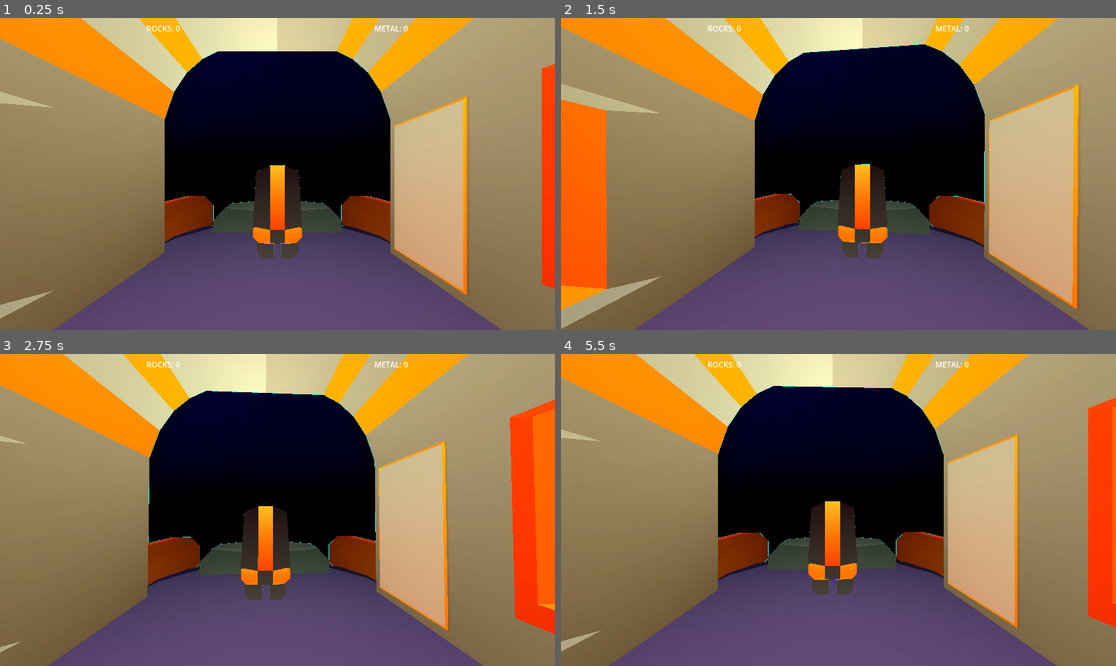
Above: before the commit, frames 1-4 (two rows, left to right).
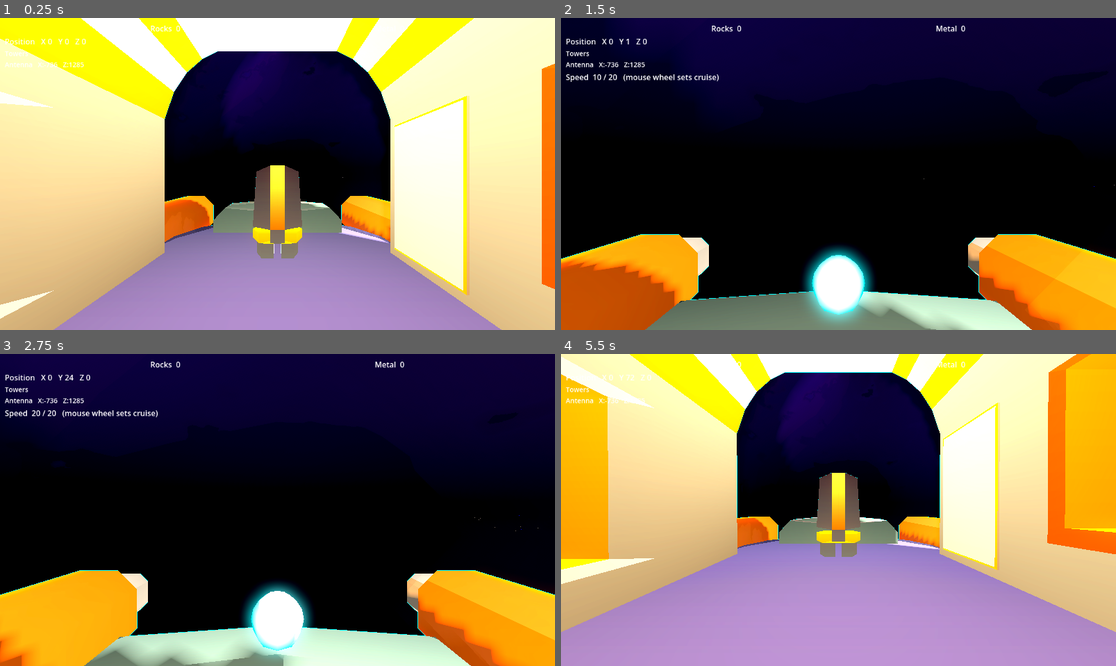
Above: after the commit, the same moments.

Repository: StephanoNaressi/LD_59
Game: Godot game, scene res://scenes/main.tscn
Same seed, same stepped clock (60 frames per second), same inputs: the game is played once before the commit and once after it.
Inputs (mouse positions are in pixels of both pictures, inside the frame that each line leads up to):
- Up to frame 1 (0.25 s): no input
- Up to frame 2 (1.5 s): tap Enter at 0.5 s; move the mouse to (866, 174) at 0.52 s; hold Space (FlyUp) from 0.53 s (still down); tap 1 (Ping) at 0.6 s; move the mouse to (810, 174) at 1.27 s; tap F (Interact) at 1.35 s
- Up to frame 3 (2.75 s): keep holding Space (FlyUp); tap 1 (Ping) at 1.55, 2.3 s; move the mouse to (288, 503) at 2.02 s; click (288, 503) at 2.1 s
- Up to frame 4 (5.5 s): keep holding Space (FlyUp); move the mouse to (832, 516) at 2.77 s; right-click (832, 516) at 2.85 s; tap 1 (Ping) at 3.05, 3.6, 4.35, 5.3 s; move the mouse to (877, 513) at 3.52 s; move the mouse to (794, 506) at 4.27 s; move the mouse to (844, 510) at 5.02 s; tap F (Interact) at 5.1 s

The runs differ from the first frame. In frame 1, 86% of the frame differs, in the area x 0-100%, y 0-100%; in frame 2, 82%; in frame 3, 83%; in frame 4, 89%.

Commit message:
Refactor antennas

Diff:
--- a/scenes/antenna.tscn
+++ b/scenes/antenna.tscn
@@ -5,13 +5,15 @@
 [ext_resource type="PackedScene" uid="uid://d3g7wxtsivdfs" path="res://game/meshes/fixed_antenna.glb" id="3_fixed"]
 [ext_resource type="Material" uid="uid://8smc4k8e250j" path="res://game/meshes/CrosshairReticleMaterial.tres" id="4_chm"]
 
-[sub_resource type="BoxShape3D" id="BoxShape3D_body"]
-size = Vector3(2, 4, 2)
+[sub_resource type="SphereShape3D" id="SphereShape3D_body"]
+radius = 2.05
 
 [sub_resource type="QuadMesh" id="QuadMesh_crosshair"]
 
 [node name="Antenna" type="StaticBody3D" unique_id=2014974688 node_paths=PackedStringArray("crosshair_marker")]
-transform = Transform3D(5, 0, 0, 0, 5, 0, 0, 0, 5, 0, 0, 0)
+transform = Transform3D(100, 0, 0, 0, 100, 0, 0, 0, 100, 0, 0, 0)
+collision_layer = 3
+collision_mask = 1048575
 script = ExtResource("1_ant")
 crosshair_marker = NodePath("CrosshairMarker")
 
@@ -21,11 +23,10 @@
 visible = false
 
 [node name="CollisionShape3D" type="CollisionShape3D" parent="." unique_id=489978499]
-transform = Transform3D(1, 0, 0, 0, 1, 0, 0, 0, 1, 0, 2, 0)
-shape = SubResource("BoxShape3D_body")
+shape = SubResource("SphereShape3D_body")
 
 [node name="CrosshairMarker" type="Marker3D" parent="." unique_id=1088830538]
-transform = Transform3D(1, 0, 0, 0, 1, 0, 0, 0, 1, 0, 2, 0)
+transform = Transform3D(1, 0, 0, 0, 1, 0, 0, 0, 1, 0, 2.05, 0)
 
 [node name="Reticle" type="MeshInstance3D" parent="CrosshairMarker" unique_id=1233347621]
 transform = Transform3D(0.5, 0, 0, 0, 0.5, 0, 0, 0, 0.5, 0, 0.5, 0)
@@ -67,3 +68,7 @@
 pixel_size = 0.012
 billboard = 1
 render_priority = 8
+
+[node name="TowerMusic" type="AudioStreamPlayer3D" parent="." unique_id=1596016657]
+unit_size = 320.0
+max_distance = 20000.0
--- a/scenes/main.tscn
+++ b/scenes/main.tscn
@@ -5,6 +5,18 @@
 [ext_resource type="PackedScene" uid="uid://bbv5mm5ddjy31" path="res://scenes/asteroid_belt.tscn" id="4_belt"]
 [ext_resource type="PackedScene" uid="uid://6dx8yn04eb3d" path="res://scenes/antenna.tscn" id="5_ant"]
 [ext_resource type="Script" uid="uid://b2e76c86a8bso" path="res://scripts/controllers/ui.gd" id="5_tbgi4"]
+[ext_resource type="Script" uid="uid://c4nixicea8og0" path="res://scripts/main_world.gd" id="6_mainw"]
+
+[sub_resource type="StandardMaterial3D" id="StandardMaterial3D_sun"]
+shading_mode = 2
+albedo_color = Color(1, 0.55, 0.12, 1)
+emission_enabled = true
+emission = Color(1, 0.75, 0.25, 1)
+emission_energy_multiplier = 5.0
+
+[sub_resource type="SphereMesh" id="SphereMesh_sun"]
+radius = 1.0
+height = 2.0
 
 [sub_resource type="ProceduralSkyMaterial" id="ProceduralSkyMaterial_0wfyh"]
 sky_top_color = Color(0.08789865, 0, 0.19748032, 1)
@@ -52,23 +64,40 @@
 [sub_resource type="SphereMesh" id="SphereMesh_tipki"]
 
 [node name="Main" type="Node3D" unique_id=1268587365]
+script = ExtResource("6_mainw")
+
+[node name="SunLight" type="DirectionalLight3D" parent="." unique_id=2000000102]
+transform = Transform3D(0.66913056, -0.4875469, 0.56085855, 0, 0.7547096, 0.656059, -0.74314487, -0.43898913, 0.5049993, 0, 0, 0)
+light_color = Color(1, 0.96, 0.88, 1)
+light_energy = 1.42
+shadow_enabled = true
+
+[node name="SunVisual" type="MeshInstance3D" parent="." unique_id=2000000103]
+transform = Transform3D(300, 0, 0, 0, 300, 0, 0, 0, 300, 0, 120, -6070)
+material_override = SubResource("StandardMaterial3D_sun")
+mesh = SubResource("SphereMesh_sun")
 
 [node name="SpaceShip" parent="." unique_id=1148349640 instance=ExtResource("1_0wfyh")]
 
 [node name="AsteroidBelt" parent="." unique_id=1327652023 instance=ExtResource("4_belt")]
-transform = Transform3D(1, 0, 0, 0, 1, 0, 0, 0, 1, -159.94873, 0, 0)
+transform = Transform3D(1, 0, 0, 0, 1, 0, 0, 0, 1, -520, 0, 240)
 min_distance_from_player = 1.0
 
-[node name="AntennaA" parent="." unique_id=2000000001 instance=ExtResource("5_ant")]
-transform = Transform3D(5, 0, 0, 0, 5, 0, 0, 0, 5, 80.00905, 0, 12)
-rock_cost = 2
+[node name="AsteroidBelt2" parent="." unique_id=1327652024 instance=ExtResource("4_belt")]
+transform = Transform3D(0.9659258, 0, -0.25881904, 0, 1, 0, 0.25881904, 0, 0.9659258, 1100, -30, -720)
+min_distance_from_player = 1.0
 
-[node name="AntennaB" parent="." unique_id=2000000002 instance=ExtResource("5_ant")]
-transform = Transform3D(5, 0, 0, 0, 5, 0, 0, 0, 5, 48.009045, 0, 22)
-metal_cost = 2
+[node name="AsteroidBelt3" parent="." unique_id=1327652025 instance=ExtResource("4_belt")]
+transform = Transform3D(0.8660254, 0, 0.5, 0, 1, 0, -0.5, 0, 0.8660254, 180, 50, 1400)
+min_distance_from_player = 1.0
 
-[node name="AntennaC" parent="." unique_id=2000000003 instance=ExtResource("5_ant")]
-transform = Transform3D(5, 0, 0, 0, 5, 0, 0, 0, 5, 70.00905, 0, -20)
+[node name="AsteroidBelt4" parent="." unique_id=1327652026 instance=ExtResource("4_belt")]
+transform = Transform3D(1, 0, 0, 0, 1, 0, 0, 0, 1, -1400, 40, 500)
+min_distance_from_player = 1.0
+
+[node name="AsteroidBelt5" parent="." unique_id=1327652027 instance=ExtResource("4_belt")]
+transform = Transform3D(0.70710677, 0, 0.70710677, 0, 1, 0, -0.70710677, 0, 0.70710677, 600, -20, -1600)
+min_distance_from_player = 1.0
 
 [node name="WorldEnvironment" type="WorldEnvironment" parent="." unique_id=1053174916]
 environment = SubResource("Environment_jyhfs")
@@ -113,6 +142,22 @@
 layout_mode = 2
 text = "Metal : 10"
 
+[node name="PlayerCoords" type="Label" parent="CanvasLayer/UI/VBoxRoot" unique_id=1820381872]
+layout_mode = 2
+theme_override_font_sizes/font_size = 16
+text = "YOU X:0 Y:0"
+
+[node name="TowerCoords" type="Label" parent="CanvasLayer/UI/VBoxRoot" unique_id=1820381873]
+layout_mode = 2
+theme_override_font_sizes/font_size = 14
+text = "TOWERS"
+
+[node name="ShipSpeed" type="Label" parent="CanvasLayer/UI/VBoxRoot" unique_id=1820381874]
+visible = false
+layout_mode = 2
+theme_override_font_sizes/font_size = 16
+text = "SPD 0 / 0"
+
 [node name="Spacer" type="Control" parent="CanvasLayer/UI/VBoxRoot" unique_id=1651439110]
 layout_mode = 2
 size_flags_vertical = 3
@@ -139,3 +184,6 @@
 horizontal_alignment = 1
 vertical_alignment = 1
 autowrap_mode = 2
+
+[node name="Antenna" parent="." unique_id=2014974688 instance=ExtResource("5_ant")]
+transform = Transform3D(100, 0, 0, 0, 100, 0, 0, 0, 100, -736.25726, 102.714966, 1285.1725)
--- a/scenes/radio.tscn
+++ b/scenes/radio.tscn
@@ -14,5 +14,3 @@
 [node name="SonarPlayer" type="AudioStreamPlayer3D" parent="." unique_id=1596016654]
 
 [node name="NoisePlayer" type="AudioStreamPlayer3D" parent="." unique_id=1596016655]
-
-[node name="MusicPlayer" type="AudioStreamPlayer3D" parent="." unique_id=1596016656]
--- a/scenes/space_ship.tscn
+++ b/scenes/space_ship.tscn
@@ -36,6 +36,7 @@
 radius = 24.452
 
 [node name="SpaceShip" type="CharacterBody3D" unique_id=1555982470]
+transform = Transform3D(0.3, 0, 0, 0, 0.3, 0, 0, 0, 0.3, 0, 0, 0)
 collision_layer = 2
 collision_mask = 2
 script = ExtResource("1_bt5oy")
--- a/scripts/controllers/antenna.gd
+++ b/scripts/controllers/antenna.gd
@@ -1,22 +1,32 @@
 extends StaticBody3D
 class_name Antenna
 
+#region exports
 @export var metal_cost: int = 1
 @export var rock_cost: int = 1
 @export var crosshair_marker: Marker3D
 @export var repair_charge_per_hit: float = 0.05
+@export var music_stream: AudioStream
+#endregion
 
+#region signals
 signal was_repaired
+#endregion
 
+#region state
 var is_repaired: bool = false
 var repair_progress: float = 0.0
+#endregion
 
+#region nodes
 @onready var broken_mesh: Node3D = $BrokenMesh
 @onready var fixed_mesh: Node3D = $FixedMesh
 @onready var repair_progress_root: Node3D = $RepairProgressRoot
 @onready var repair_viewport: SubViewport = $RepairProgressRoot/RepairSubViewport
 @onready var repair_progress_bar: ProgressBar = $RepairProgressRoot/RepairSubViewport/ProgressRoot/RepairProgressBar
 @onready var repair_billboard: Sprite3D = $RepairProgressRoot/RepairBillboard
+@onready var tower_music: AudioStreamPlayer3D = $TowerMusic
+#endregion
 
 
 func _ready() -> void:
@@ -24,7 +34,43 @@
 	if crosshair_marker:
 		crosshair_marker.visible = false
 	repair_progress_root.visible = false
+	if music_stream != null:
+		tower_music.stream = music_stream
 	call_deferred("connect_repair_billboard_texture")
+
+
+func planet_surface_radius() -> float:
+	if crosshair_marker:
+		var d: float = global_position.distance_to(crosshair_marker.global_position)
+		if d > 1.0:
+			return d
+	return 80.0
+
+
+static func closest_to(world_position: Vector3, tree: SceneTree) -> Antenna:
+	var best: Antenna = null
+	var best_distance: float = INF
+	for node in tree.get_nodes_in_group("antennas"):
+		if not (node is Antenna):
+			continue
+		var antenna: Antenna = node as Antenna
+		var distance: float = world_position.distance_to(antenna.global_position)
+		if distance < best_distance:
+			best_distance = distance
+			best = antenna
+	return best
+
+
+func set_tower_music_playing(playing: bool) -> void:
+	if music_stream == null:
+		if tower_music.playing:
+			tower_music.stop()
+		return
+	if playing:
+		if not tower_music.playing:
+			tower_music.play()
+	else:
+		tower_music.stop()
 
 
 func connect_repair_billboard_texture() -> void:
--- a/scripts/controllers/player.gd
+++ b/scripts/controllers/player.gd
@@ -22,6 +22,18 @@
 func _input(event: InputEvent) -> void:
 	handle_camera(event)
 	handle_mouse_capture(event)
+
+
+func _unhandled_input(event: InputEvent) -> void:
+	if not Input.is_action_just_pressed("Ping"):
+		return
+	var ship: SpaceShip = get_tree().get_first_node_in_group("rideable_ship") as SpaceShip
+	if ship == null or ship.radio == null:
+		return
+	var origin: Vector3 = global_position
+	if vehicle != null:
+		origin = vehicle.global_position
+	ship.radio.play_ping(origin)
 
 func _physics_process(delta: float) -> void:
 	if vehicle != null:
--- a/scripts/controllers/radio.gd
+++ b/scripts/controllers/radio.gd
@@ -1,85 +1,91 @@
 extends Node3D
 class_name Radio
 
-const NOISE_AUDIO: AudioStream = preload("res://game/audios/noise.ogg")
-const SONAR_AUDIO: AudioStream = preload("res://game/audios/sonar.ogg")
+const NOISE_STREAM: AudioStream = preload("res://game/audios/noise.ogg")
+const SONAR_STREAM: AudioStream = preload("res://game/audios/sonar.ogg")
 
-const PING_RANGE: float = 100.0
-const NOISE_FADE_START: float = 38.0
-const NOISE_FADE_END: float = 6.0
-const MUSIC_RANGE: float = 45.0
-
-@export var music_stream: AudioStream
+const ECHO_SHELL_DEPTH: float = 420.0
+const NOISE_SHELL_INNER: float = 220.0
+const NOISE_SHELL_OUTER: float = 14000.0
+const RADIO_HEAR: float = 220.0
+const ECHO_DELAY: float = 0.22
+const SONAR_DB: float = -14.0
 
 @onready var sonar_player: AudioStreamPlayer3D = $SonarPlayer
 @onready var noise_player: AudioStreamPlayer3D = $NoisePlayer
-@onready var music_player: AudioStreamPlayer3D = $MusicPlayer
 
 
 func _ready() -> void:
-	var noise_copy: AudioStreamOggVorbis = NOISE_AUDIO.duplicate() as AudioStreamOggVorbis
-	noise_copy.loop = true
-	noise_player.stream = noise_copy
+	var loop: AudioStreamOggVorbis = NOISE_STREAM.duplicate() as AudioStreamOggVorbis
+	loop.loop = true
+	noise_player.stream = loop
 	noise_player.volume_db = -80.0
-	sonar_player.stream = SONAR_AUDIO
-	if music_stream != null:
-		music_player.stream = music_stream
+	sonar_player.stream = SONAR_STREAM
+	sonar_player.volume_db = SONAR_DB
 
 
-func play_ping(ship_world_position: Vector3) -> void:
-	var tower: Antenna = find_closest_antenna(ship_world_position)
-	if tower == null:
+func play_ping(listener_pos: Vector3) -> void:
+	sonar_player.pitch_scale = 1.0
+	sonar_player.volume_db = SONAR_DB
+	sonar_player.play()
+	if not echo_is_in_range(listener_pos):
 		return
-	if tower.is_repaired:
-		return
-	var distance: float = ship_world_position.distance_to(tower.global_position)
-	if distance > PING_RANGE:
-		return
-	var closeness: float = 1.0 - clampf(distance / PING_RANGE, 0.0, 1.0)
-	var pitch: float = lerpf(0.9, 2.15, closeness)
-	sonar_player.pitch_scale = pitch
-	sonar_player.play()
+	var echo_pitch: float = tower_echo_pitch(listener_pos)
+	get_tree().create_timer(ECHO_DELAY).timeout.connect(func ():
+		sonar_player.pitch_scale = echo_pitch
+		sonar_player.volume_db = SONAR_DB - 3.0
+		sonar_player.play()
+	)
 
 
-func tick(ship_world_position: Vector3, piloting: bool) -> void:
-	if not piloting:
-		noise_player.stop()
-		music_player.stop()
-		return
-	var tower: Antenna = find_closest_antenna(ship_world_position)
+func distance_to_tower_surface(listener_pos: Vector3, tower: Antenna) -> float:
+	var radius: float = tower.planet_surface_radius()
+	return maxf(listener_pos.distance_to(tower.global_position) - radius, 0.0)
+
+
+func echo_is_in_range(listener_pos: Vector3) -> bool:
+	var tower: Antenna = Antenna.closest_to(listener_pos, get_tree())
+	if tower == null or tower.is_repaired:
+		return false
+	return distance_to_tower_surface(listener_pos, tower) <= ECHO_SHELL_DEPTH
+
+
+func tower_echo_pitch(listener_pos: Vector3) -> float:
+	var tower: Antenna = Antenna.closest_to(listener_pos, get_tree())
+	var dist_surface: float = distance_to_tower_surface(listener_pos, tower)
+	var closeness: float = 1.0 - clampf(dist_surface / ECHO_SHELL_DEPTH, 0.0, 1.0)
+	return lerpf(0.88, 2.05, closeness)
+
+
+func tick(listener_pos: Vector3) -> void:
+	var tower: Antenna = Antenna.closest_to(listener_pos, get_tree())
 	if tower == null:
 		noise_player.stop()
-		music_player.stop()
+		set_music_focus(null)
 		return
-	var distance: float = ship_world_position.distance_to(tower.global_position)
+	var dist_surface: float = distance_to_tower_surface(listener_pos, tower)
 	if tower.is_repaired:
 		noise_player.stop()
-		if distance < MUSIC_RANGE and music_player.stream != null:
-			if not music_player.playing:
-				music_player.play()
-		else:
-			music_player.stop()
+		set_music_focus(tower)
 		return
-	music_player.stop()
-	if distance > NOISE_FADE_START:
+	set_music_focus(null)
+	if dist_surface > NOISE_SHELL_OUTER:
 		noise_player.stop()
 		return
-	var span: float = NOISE_FADE_START - NOISE_FADE_END
-	var blend: float = 1.0 - clampf((distance - NOISE_FADE_END) / span, 0.0, 1.0)
-	noise_player.volume_db = lerpf(-42.0, -6.0, blend)
+	var near_radio: float = clampf(1.0 - listener_pos.distance_to(global_position) / RADIO_HEAR, 0.0, 1.0)
+	if near_radio < 0.03:
+		noise_player.stop()
+		return
+	var span: float = NOISE_SHELL_OUTER - NOISE_SHELL_INNER
+	var tower_blend: float = 1.0 - clampf((dist_surface - NOISE_SHELL_INNER) / span, 0.0, 1.0)
+	var blend: float = tower_blend * near_radio
+	noise_player.volume_db = lerpf(-50.0, -28.0, blend)
 	if not noise_player.playing:
 		noise_player.play()
 
 
-func find_closest_antenna(from: Vector3) -> Antenna:
-	var best: Antenna = null
-	var best_distance: float = INF
+func set_music_focus(focus: Antenna) -> void:
 	for node in get_tree().get_nodes_in_group("antennas"):
-		if not (node is Antenna):
-			continue
-		var antenna: Antenna = node as Antenna
-		var distance: float = from.distance_to(antenna.global_position)
-		if distance < best_distance:
-			best_distance = distance
-			best = antenna
-	return best
+		if node is Antenna:
+			var antenna: Antenna = node as Antenna
+			antenna.set_tower_music_playing(antenna == focus)
--- a/scripts/controllers/ship_weapon_spawn.gd
+++ b/scripts/controllers/ship_weapon_spawn.gd
@@ -1,10 +1,6 @@
 extends RefCounted
 class_name ShipWeaponSpawn
 
-## Shared helpers for ship-fired projectiles (camera aim, scene root, physics exclusions).
-
-
-## Picks the overlapping body whose screen position is closest to the view center (same rule as ship crosshair).
 static func pick_body_in_engagement(
 	camera: Camera3D,
 	engagement: Area3D,
--- a/scripts/controllers/space_ship.gd
+++ b/scripts/controllers/space_ship.gd
@@ -5,8 +5,10 @@
 const METEOR_PROJECTILE_SCENE: PackedScene = preload("uid://b65juspb4p45s")
 const REPAIR_PROJECTILE_SCENE: PackedScene = preload("res://scenes/repair_proyectile.tscn")
 
-const SPEED = 20.0
-const ACCEL = 6.0
+const ACCEL: float = 6.0
+const MIN_CRUISE: float = 5.0
+const MAX_CRUISE: float = 80.0
+const CRUISE_STEP: float = 2.0
 
 const SEAT_OFFSET_LOCAL: Vector3 = Vector3(0, 1.2, -2.0)
 const EXIT_PROBE_OFFSET: Vector3 = Vector3(0.0, 0.35, 0.65)
@@ -31,6 +33,7 @@
 @onready var repair_shooting_cooldown: Timer = $RepairShootingCooldown
 @onready var radio: Radio = $Radio
 
+var cruise_speed: float = 20.0
 var can_fire_repair: bool = true
 
 var _mouse_yaw_delta: float = 0.0
@@ -47,13 +50,24 @@
 func _process(delta: float) -> void:
 	handle_input()
 	if radio != null:
-		radio.tick(global_position, is_active)
+		radio.tick(radio_listener_position())
+
+
+func radio_listener_position() -> Vector3:
+	if GlobalValues.player != null and GlobalValues.player.vehicle != self:
+		return GlobalValues.player.global_position
+	return global_position
 
 func _input(event: InputEvent) -> void:
 	if not is_active:
 		return
 	if event is InputEventMouseMotion:
 		_mouse_yaw_delta += event.relative.x
+	if event is InputEventMouseButton and event.pressed:
+		if event.button_index == MOUSE_BUTTON_WHEEL_UP:
+			cruise_speed = minf(cruise_speed + CRUISE_STEP, MAX_CRUISE)
+		elif event.button_index == MOUSE_BUTTON_WHEEL_DOWN:
+			cruise_speed = maxf(cruise_speed - CRUISE_STEP, MIN_CRUISE)
 
 func _physics_process(delta: float) -> void:
 	if is_active:
@@ -61,7 +75,6 @@
 		move_and_slide()
 	_sync_interior_animatable_bodies_to_physics()
 
-## collision bodies with the parent unless their transform is pushed to the physics server
 func _sync_interior_animatable_bodies_to_physics() -> void:
 	for n in find_children("*", "AnimatableBody3D", true, false):
 		var ab: AnimatableBody3D = n as AnimatableBody3D
@@ -85,8 +98,6 @@
 		update_meteor_primary_hold()
 		tick_repair_hold_fire()
 		tick_meteor_primary_auto_fire()
-		if Input.is_action_just_pressed("Ping"):
-			radio.play_ping(global_position)
 
 func set_piloting(piloting: bool) -> void:
 	is_active = piloting
@@ -176,7 +187,7 @@
 		velocity = velocity.lerp(Vector3.ZERO, ACCEL * delta)
 		return
 	wish = wish.normalized()
-	velocity = velocity.lerp(wish * SPEED, ACCEL * delta)
+	velocity = velocity.lerp(wish * cruise_speed, ACCEL * delta)
 #endregion
 
 #region Ship weapons
@@ -203,8 +214,10 @@
 	var muzzle: Node3D = turret_pos if next_turret_left else turret_pos_2
 	next_turret_left = not next_turret_left
 	var bolt: RepairProyectile = REPAIR_PROJECTILE_SCENE.instantiate() as RepairProyectile
+	if not ShipWeaponSpawn.add_to_current_scene(self, bolt):
+		bolt.queue_free()
+		return
 	bolt.configure_homing(_reticle_antenna, muzzle)
-	ShipWeaponSpawn.add_to_current_scene(self, bolt)
 	can_fire_repair = false
 	repair_shooting_cooldown.start()
 
@@ -223,8 +236,10 @@
 	var muzzle: Node3D = turret_pos if next_turret_left else turret_pos_2
 	next_turret_left = not next_turret_left
 	var projectile: Proyectile = METEOR_PROJECTILE_SCENE.instantiate() as Proyectile
+	if not ShipWeaponSpawn.add_to_current_scene(self, projectile):
+		projectile.queue_free()
+		return
 	projectile.configure_homing(_reticle_meteor, muzzle)
-	ShipWeaponSpawn.add_to_current_scene(self, projectile)
 
 	can_shoot = false
 	shooting_cooldown.start()
--- a/scripts/controllers/ui.gd
+++ b/scripts/controllers/ui.gd
@@ -1,43 +1,83 @@
 extends MarginContainer
+
 
 @onready var rocks: Label = $VBoxRoot/HBoxContainer/Rocks
 @onready var metal: Label = $VBoxRoot/HBoxContainer/Metal
+@onready var player_coords: Label = $VBoxRoot/PlayerCoords
+@onready var tower_coords: Label = $VBoxRoot/TowerCoords
+@onready var ship_speed: Label = $VBoxRoot/ShipSpeed
 @onready var antenna_repair_panel: PanelContainer = $VBoxRoot/AntennaRepairPanel
 @onready var antenna_repair_label: Label = $VBoxRoot/AntennaRepairPanel/MarginContainer/AntennaRepairLabel
 
-var _antenna_hud_target: Antenna = null
+var antenna_hud_target: Antenna = null
 
 
 func _ready() -> void:
-	GlobalValues.update_ui.connect(on_update_ui)
-	GlobalValues.antenna_repair_hud_changed.connect(_on_antenna_repair_hud_changed)
+	GlobalValues.update_ui.connect(on_inventory_changed)
+	GlobalValues.antenna_repair_hud_changed.connect(on_antenna_repair_target_changed)
 	GlobalValues.update_ui.emit()
 
 
-func _on_antenna_repair_hud_changed(antenna: Antenna) -> void:
-	_antenna_hud_target = antenna
-	refresh_antenna_repair_hud()
+func _process(_delta: float) -> void:
+	update_navigation_readout()
 
 
-func refresh_antenna_repair_hud() -> void:
+func on_antenna_repair_target_changed(antenna: Antenna) -> void:
+	antenna_hud_target = antenna
+	refresh_antenna_repair_panel()
+
+
+func refresh_antenna_repair_panel() -> void:
 	if antenna_repair_panel == null or antenna_repair_label == null:
 		return
-	if _antenna_hud_target == null or not is_instance_valid(_antenna_hud_target) or _antenna_hud_target.is_repaired:
+	if antenna_hud_target == null or not is_instance_valid(antenna_hud_target) or antenna_hud_target.is_repaired:
 		antenna_repair_panel.visible = false
 		return
-	var a: Antenna = _antenna_hud_target
+	var a: Antenna = antenna_hud_target
 	var m_have: int = GlobalValues.count_item_of_type(Item.Item_Type.METAL)
 	var r_have: int = GlobalValues.count_item_of_type(Item.Item_Type.ROCK)
-	var lines: String = "ROCKS %d/%d\nMETAL %d/%d" % [r_have, a.rock_cost, m_have, a.metal_cost]
+	var text: String = "Repair %s\nRocks %d / %d\nMetal %d / %d" % [a.name, r_have, a.rock_cost, m_have, a.metal_cost]
 	if GlobalValues.can_afford_items(a.metal_cost, a.rock_cost):
-		lines += "\nRight click to repair"
-	antenna_repair_label.text = lines
+		text += "\nRight-click to fire repair"
+	antenna_repair_label.text = text
 	antenna_repair_panel.visible = true
 
 
-func on_update_ui() -> void:
+func on_inventory_changed() -> void:
 	var rock_n: int = GlobalValues.count_item_of_type(Item.Item_Type.ROCK)
 	var metal_n: int = GlobalValues.count_item_of_type(Item.Item_Type.METAL)
-	rocks.text = "ROCKS: " + str(rock_n)
-	metal.text = "METAL: " + str(metal_n)
-	refresh_antenna_repair_hud()
+	rocks.text = "Rocks  %d" % rock_n
+	metal.text = "Metal  %d" % metal_n
+	refresh_antenna_repair_panel()
+
+
+func update_navigation_readout() -> void:
+	if player_coords == null or tower_coords == null:
+		return
+	var nav: Node3D = null
+	if GlobalValues.player != null:
+		if GlobalValues.player.vehicle != null:
+			nav = GlobalValues.player.vehicle
+		else:
+			nav = GlobalValues.player
+	if nav != null:
+		var p: Vector3 = nav.global_position
+		player_coords.text = "Position   X %d   Y %d   Z %d" % [roundi(p.x), roundi(p.y), roundi(p.z)]
+	if ship_speed != null:
+		if GlobalValues.player != null and GlobalValues.player.vehicle != null:
+			var s: SpaceShip = GlobalValues.player.vehicle
+			ship_speed.visible = true
+			var spd: float = s.velocity.length()
+			ship_speed.text = "Speed  %.0f / %.0f   (mouse wheel sets cruise)" % [spd, s.cruise_speed]
+		else:
+			ship_speed.visible = false
+	var lines: PackedStringArray = GlobalValues.tower_list_lines()
+	if lines.size() == 0:
+		tower_coords.text = "Towers — none registered"
+	else:
+		var tower_text: String = "Towers\n"
+		for i in range(lines.size()):
+			if i > 0:
+				tower_text += "\n"
+			tower_text += lines[i]
+		tower_coords.text = tower_text
--- a/scripts/globals/global_values.gd
+++ b/scripts/globals/global_values.gd
@@ -4,8 +4,29 @@
 
 var inventory: Array[Item]
 
+var tower_xy_by_name: Dictionary = {}
+
 signal update_ui
 signal antenna_repair_hud_changed(antenna: Antenna)
+
+
+func refresh_towers_from_scene(tree: SceneTree) -> void:
+	tower_xy_by_name.clear()
+	for n in tree.get_nodes_in_group("antennas"):
+		if not (n is Antenna):
+			continue
+		var antenna: Antenna = n as Antenna
+		tower_xy_by_name[antenna.name] = Vector2(antenna.global_position.x, antenna.global_position.z)
+
+
+func tower_list_lines() -> PackedStringArray:
+	var keys: Array = tower_xy_by_name.keys()
+	keys.sort()
+	var lines: PackedStringArray = PackedStringArray()
+	for k in keys:
+		var flat: Vector2 = tower_xy_by_name[k]
+		lines.append("%s   X:%.0f   Z:%.0f" % [str(k), flat.x, flat.y])
+	return lines
 
 func count_item_of_type(item_type: Item.Item_Type) -> int:
 	var total: int = 0
--- /dev/null
+++ b/scripts/main_world.gd
@@ -0,0 +1,5 @@
+extends Node3D
+
+
+func _ready() -> void:
+	GlobalValues.refresh_towers_from_scene(get_tree())
Not shown, added: scripts/main_world.gd.uid
